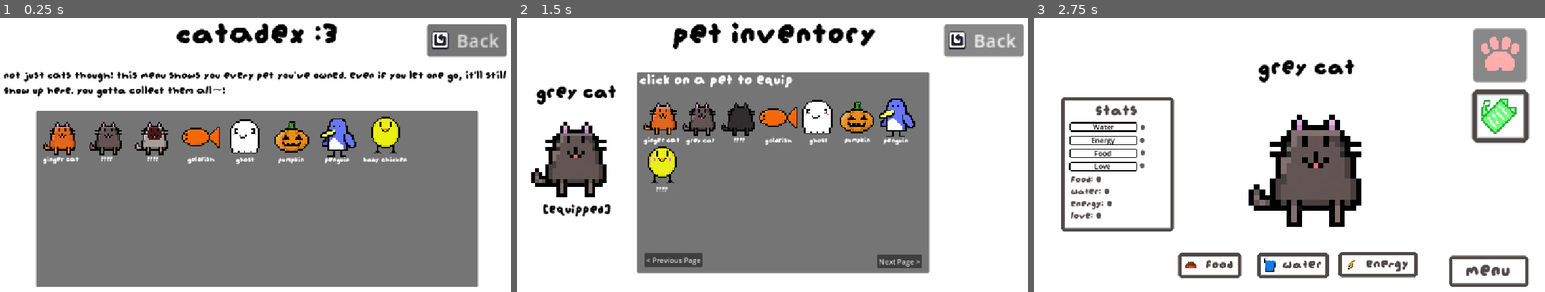
Above: before the commit, frames 1-3 (left to right).
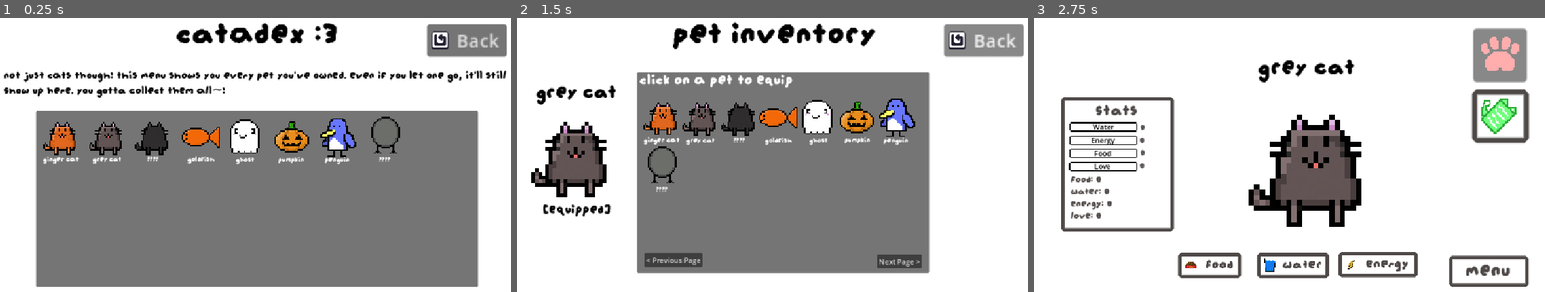
Above: after the commit, the same moments.

Repository: smallzdev/Tomagotchi-game
Game: Godot game, scene res://scenes/menus/catadex.tscn
Same seed, same stepped clock (60 frames per second), same inputs: the game is played once before the commit and once after it. This scene is started directly instead of the project's main scene.
Inputs (mouse positions are in pixels of both pictures, inside the frame that each line leads up to):
- Up to frame 1 (0.25 s): no input
- Up to frame 2 (1.5 s): click "Back" at 0.5 s; click (982, 56) at 1.25 s
- Up to frame 3 (2.75 s): click "Back" at 2 s

The runs differ from the first frame. In frame 1, 0.9% of the frame differs, in the area x 18-80%, y 36-54%; in frame 2, 0.4%; in frame 3, nothing differs.
Error before the commit: Invalid call. Nonexistent function 'call_deffered' in base 'SceneTree'. (res://scripts/catadex_buttons.gd:9)

Commit message:
Bug Fixes + Started Timer Code + More
1. Fixed a bunch of bugs such as the catadex not working properly, and the game crashing when clicking a certain button.

2. Started the timer code to decrease the stats.

3. More! I forget what else i did, but i have a feeling this time im leaving something big out.

Diff:
--- a/scenes/menus/catadex.tscn
+++ b/scenes/menus/catadex.tscn
@@ -10,10 +10,14 @@
 [ext_resource type="Script" uid="uid://dk15jiylhoknc" path="res://scripts/catadex.gd" id="3_u7asp"]
 [ext_resource type="Texture2D" uid="uid://bss1sxgy0cdx1" path="res://Resources/InUse/TamagotchiCustomAssets/pets/goldfish.png" id="4_jjdlx"]
 [ext_resource type="Texture2D" uid="uid://cver2k8bbuv20" path="res://Resources/InUse/TamagotchiCustomAssets/pets/Outlines/babychicken-outline.png" id="4_k6lqr"]
+[ext_resource type="Texture2D" uid="uid://c880qnqb8oj84" path="res://Resources/InUse/TamagotchiCustomAssets/pets/Outlines/cat-outline.png" id="6_cjw6g"]
 [ext_resource type="Texture2D" uid="uid://bwnu12weboyh4" path="res://Resources/InUse/TamagotchiCustomAssets/pets/penguin.png" id="6_xbeds"]
 [ext_resource type="Texture2D" uid="uid://dfer5a36n2qsn" path="res://Resources/InUse/TamagotchiCustomAssets/pets/pumpin.png" id="7_w7v3h"]
+[ext_resource type="Texture2D" uid="uid://mnyatgeexis1" path="res://Resources/InUse/TamagotchiCustomAssets/pets/Outlines/ghost-outline.png" id="8_acxwf"]
 [ext_resource type="Script" uid="uid://b7ptc850pmdcq" path="res://scripts/catadex_buttons.gd" id="10_xbeds"]
+[ext_resource type="Texture2D" uid="uid://bcavxfx2el72s" path="res://Resources/InUse/TamagotchiCustomAssets/pets/Outlines/fish-outline.png" id="11_abrlc"]
 [ext_resource type="Texture2D" uid="uid://cipqnn24ybwx3" path="res://Resources/InUse/TamagotchiCustomAssets/pets/Outlines/?.png" id="11_cg3yn"]
+[ext_resource type="Texture2D" uid="uid://pf78d14ebxut" path="res://Resources/InUse/TamagotchiCustomAssets/pets/Outlines/pumpin-shadow.png" id="16_tinwy"]
 
 [sub_resource type="CanvasTexture" id="CanvasTexture_e7wif"]
 specular_color = Color(0.95686275, 0.95686275, 0.95686275, 1)
@@ -26,42 +30,10 @@
 atlas = ExtResource("2_8qd64")
 region = Rect2(0, 0, 32, 32)
 
-[sub_resource type="AtlasTexture" id="AtlasTexture_t15ec"]
-atlas = ExtResource("2_8qd64")
-region = Rect2(32, 0, 32, 32)
-
-[sub_resource type="AtlasTexture" id="AtlasTexture_jjdlx"]
-atlas = ExtResource("2_8qd64")
-region = Rect2(0, 32, 32, 32)
-
-[sub_resource type="AtlasTexture" id="AtlasTexture_xbeds"]
-atlas = ExtResource("2_8qd64")
-region = Rect2(32, 32, 32, 32)
-
-[sub_resource type="AtlasTexture" id="AtlasTexture_w7v3h"]
-atlas = ExtResource("2_8qd64")
-region = Rect2(0, 64, 32, 32)
-
 [sub_resource type="AtlasTexture" id="AtlasTexture_pwrv3"]
 atlas = ExtResource("4_jjdlx")
 region = Rect2(0, 0, 32, 32)
 
-[sub_resource type="AtlasTexture" id="AtlasTexture_imd05"]
-atlas = ExtResource("4_jjdlx")
-region = Rect2(32, 32, 32, 32)
-
-[sub_resource type="AtlasTexture" id="AtlasTexture_raeda"]
-atlas = ExtResource("4_jjdlx")
-region = Rect2(0, 64, 32, 32)
-
-[sub_resource type="AtlasTexture" id="AtlasTexture_k6lqr"]
-atlas = ExtResource("4_jjdlx")
-region = Rect2(0, 32, 32, 32)
-
-[sub_resource type="AtlasTexture" id="AtlasTexture_cg3yn"]
-atlas = ExtResource("4_jjdlx")
-region = Rect2(32, 0, 32, 32)
-
 [sub_resource type="AtlasTexture" id="AtlasTexture_v1pex"]
 atlas = ExtResource("6_xbeds")
 region = Rect2(0, 0, 32, 32)
@@ -70,22 +42,6 @@
 atlas = ExtResource("7_w7v3h")
 region = Rect2(0, 0, 32, 32)
 
-[sub_resource type="AtlasTexture" id="AtlasTexture_u304v"]
-atlas = ExtResource("7_w7v3h")
-region = Rect2(0, 32, 32, 32)
-
-[sub_resource type="AtlasTexture" id="AtlasTexture_r6q2l"]
-atlas = ExtResource("7_w7v3h")
-region = Rect2(32, 32, 32, 32)
-
-[sub_resource type="AtlasTexture" id="AtlasTexture_ctkmf"]
-atlas = ExtResource("7_w7v3h")
-region = Rect2(32, 0, 32, 32)
-
-[sub_resource type="AtlasTexture" id="AtlasTexture_4epf4"]
-atlas = ExtResource("7_w7v3h")
-region = Rect2(0, 64, 32, 32)
-
 [sub_resource type="SpriteFrames" id="SpriteFrames_cgke2"]
 animations = [{
 "frames": [{
@@ -107,6 +63,9 @@
 "frames": [{
 "duration": 1.0,
 "texture": ExtResource("1_aauko")
+}, {
+"duration": 1.0,
+"texture": ExtResource("6_cjw6g")
 }],
 "loop": 1,
 "name": &"cat3",
@@ -117,16 +76,7 @@
 "texture": SubResource("AtlasTexture_uld33")
 }, {
 "duration": 1.0,
-"texture": SubResource("AtlasTexture_t15ec")
-}, {
-"duration": 1.0,
-"texture": SubResource("AtlasTexture_jjdlx")
-}, {
-"duration": 1.0,
-"texture": SubResource("AtlasTexture_xbeds")
-}, {
-"duration": 1.0,
-"texture": SubResource("AtlasTexture_w7v3h")
+"texture": ExtResource("8_acxwf")
 }],
 "loop": 1,
 "name": &"ghost",
@@ -135,6 +85,9 @@
 "frames": [{
 "duration": 1.0,
 "texture": ExtResource("1_tx3pw")
+}, {
+"duration": 1.0,
+"texture": ExtResource("6_cjw6g")
 }],
 "loop": 1,
 "name": &"ginger cat",
@@ -145,16 +98,7 @@
 "texture": SubResource("AtlasTexture_pwrv3")
 }, {
 "duration": 1.0,
-"texture": SubResource("AtlasTexture_imd05")
-}, {
-"duration": 1.0,
-"texture": SubResource("AtlasTexture_raeda")
-}, {
-"duration": 1.0,
-"texture": SubResource("AtlasTexture_k6lqr")
-}, {
-"duration": 1.0,
-"texture": SubResource("AtlasTexture_cg3yn")
+"texture": ExtResource("11_abrlc")
 }],
 "loop": 1,
 "name": &"goldfish",
@@ -163,6 +107,9 @@
 "frames": [{
 "duration": 1.0,
 "texture": ExtResource("3_8qd64")
+}, {
+"duration": 1.0,
+"texture": ExtResource("6_cjw6g")
 }],
 "loop": 1,
 "name": &"grey cat",
@@ -184,16 +131,7 @@
 "texture": SubResource("AtlasTexture_sd6y8")
 }, {
 "duration": 1.0,
-"texture": SubResource("AtlasTexture_u304v")
-}, {
-"duration": 1.0,
-"texture": SubResource("AtlasTexture_r6q2l")
-}, {
-"duration": 1.0,
-"texture": SubResource("AtlasTexture_ctkmf")
-}, {
-"duration": 1.0,
-"texture": SubResource("AtlasTexture_4epf4")
+"texture": ExtResource("16_tinwy")
 }],
 "loop": 1,
 "name": &"pumpkin",
--- a/scenes/menus/main_game_scene.tscn
+++ b/scenes/menus/main_game_scene.tscn
@@ -904,4 +904,9 @@
 text = "Love"
 horizontal_alignment = 1
 
+[node name="Timer" type="Timer" parent="." unique_id=451084675]
+wait_time = 5.0
+autostart = true
+
 [connection signal="input_event" from="Area2D" to="Area2D" method="petting_love"]
+[connection signal="timeout" from="Timer" to="petsButton" method="_on_5s_timer_timeout"]
--- a/scenes/menus/pets.tscn
+++ b/scenes/menus/pets.tscn
@@ -8,9 +8,10 @@
 [ext_resource type="Script" uid="uid://c2im2yn0mlcar" path="res://scripts/pets_menu.gd" id="3_ehm21"]
 [ext_resource type="Texture2D" uid="uid://brliyf6hrxhwa" path="res://Resources/InUse/TamagotchiCustomAssets/pets/babychicken.png" id="3_hgu4i"]
 [ext_resource type="Texture2D" uid="uid://tlvriaji08jr" path="res://Resources/InUse/ReusedAssets/cat.png" id="3_i76b6"]
+[ext_resource type="Texture2D" uid="uid://cver2k8bbuv20" path="res://Resources/InUse/TamagotchiCustomAssets/pets/Outlines/babychicken-outline.png" id="4_82277"]
 [ext_resource type="Texture2D" uid="uid://d07p48kd873f4" path="res://Resources/InUse/ReusedAssets/greycat.png" id="4_f54ji"]
 [ext_resource type="Texture2D" uid="uid://bss1sxgy0cdx1" path="res://Resources/InUse/TamagotchiCustomAssets/pets/goldfish.png" id="4_y4cg6"]
-[ext_resource type="Texture2D" uid="uid://c880qnqb8oj84" path="res://Resources/InUse/TamagotchiCustomAssets/pets/Outlines/water.png" id="5_7pubi"]
+[ext_resource type="Texture2D" uid="uid://c880qnqb8oj84" path="res://Resources/InUse/TamagotchiCustomAssets/pets/Outlines/cat-outline.png" id="5_7pubi"]
 [ext_resource type="Texture2D" uid="uid://mnyatgeexis1" path="res://Resources/InUse/TamagotchiCustomAssets/pets/Outlines/ghost-outline.png" id="5_rkuql"]
 [ext_resource type="Texture2D" uid="uid://dfer5a36n2qsn" path="res://Resources/InUse/TamagotchiCustomAssets/pets/pumpin.png" id="6_u5fce"]
 [ext_resource type="Texture2D" uid="uid://bwnu12weboyh4" path="res://Resources/InUse/TamagotchiCustomAssets/pets/penguin.png" id="7_u5fce"]
@@ -24,22 +25,6 @@
 atlas = ExtResource("3_hgu4i")
 region = Rect2(0, 0, 32, 32)
 
-[sub_resource type="AtlasTexture" id="AtlasTexture_nh0jh"]
-atlas = ExtResource("3_hgu4i")
-region = Rect2(0, 32, 32, 32)
-
-[sub_resource type="AtlasTexture" id="AtlasTexture_7es7a"]
-atlas = ExtResource("3_hgu4i")
-region = Rect2(32, 0, 32, 32)
-
-[sub_resource type="AtlasTexture" id="AtlasTexture_8yq4b"]
-atlas = ExtResource("3_hgu4i")
-region = Rect2(32, 32, 32, 32)
-
-[sub_resource type="AtlasTexture" id="AtlasTexture_nnuhk"]
-atlas = ExtResource("3_hgu4i")
-region = Rect2(0, 64, 32, 32)
-
 [sub_resource type="AtlasTexture" id="AtlasTexture_y4cg6"]
 atlas = ExtResource("2_2knbp")
 region = Rect2(0, 0, 32, 32)
@@ -63,16 +48,7 @@
 "texture": SubResource("AtlasTexture_82277")
 }, {
 "duration": 1.0,
-"texture": SubResource("AtlasTexture_nh0jh")
-}, {
-"duration": 1.0,
-"texture": SubResource("AtlasTexture_7es7a")
-}, {
-"duration": 1.0,
-"texture": SubResource("AtlasTexture_8yq4b")
-}, {
-"duration": 1.0,
-"texture": SubResource("AtlasTexture_nnuhk")
+"texture": ExtResource("4_82277")
 }],
 "loop": 1,
 "name": &"baby chicken",
--- a/scripts/catadex.gd
+++ b/scripts/catadex.gd
@@ -25,6 +25,8 @@
 @onready var pet6Label = $Panel/CatadexItem6Label
 @onready var pet7Sprite = $Panel/CatadexItem7
 @onready var pet7Label = $Panel/CatadexItem7Label
+@onready var pet8Sprite = $Panel/CatadexItem8
+@onready var pet8Label = $Panel/CatadexItem8Label
 
 # catadex updating variable
 # SooOOOOosoOOoo messy :/
@@ -36,7 +38,7 @@
 		pet1Label.text = "????"
 		pet1Sprite.frame = 1
 	if Global.pet2owned == true:
-		pet2Label.text = "????"
+		pet2Label.text = "Grey Cat"
 		pet2Sprite.frame = 0
 	if Global.pet2owned == false:
 		pet2Sprite.frame = 1
@@ -71,3 +73,9 @@
 	if Global.pet7owned == false:
 		pet7Label.text = "????"
 		pet7Sprite.frame = 1
+	if Global.pet8owned == true:
+		pet8Label.text = "Baby Chicken"
+		pet8Sprite.frame = 0
+	if Global.pet8owned == false:
+		pet8Label.text = "????"
+		pet8Sprite.frame = 1
--- a/scripts/catadex_buttons.gd
+++ b/scripts/catadex_buttons.gd
@@ -6,4 +6,4 @@
 	backButton.pressed.connect(back_button_pressed)
 
 func back_button_pressed():
-	get_tree().call_deffered("change_scene_to_file", "res://scenes/menus/main_game_scene.tscn")
+	get_tree().call_deferred("change_scene_to_file", "res://scenes/menus/main_game_scene.tscn")
--- a/scripts/main_game_buttons.gd
+++ b/scripts/main_game_buttons.gd
@@ -204,3 +204,11 @@
 
 # ughghghg im mathed out. If you edit make sure to test
 # because the slightest mistake breaks it.
+
+
+func _on_5s_timer_timeout() -> void:
+	Global.water -= 5
+	Global.food -= 5
+	Global.love -=5
+	Global.energy -=5
+	statUpdate()
Renamed: Resources/InUse/TamagotchiCustomAssets/pets/Outlines/water.png -> Resources/InUse/TamagotchiCustomAssets/pets/Outlines/cat-outline.png
Not shown, changed: Resources/InUse/TamagotchiCustomAssets/pets/Outlines/cat-outline.png.import
